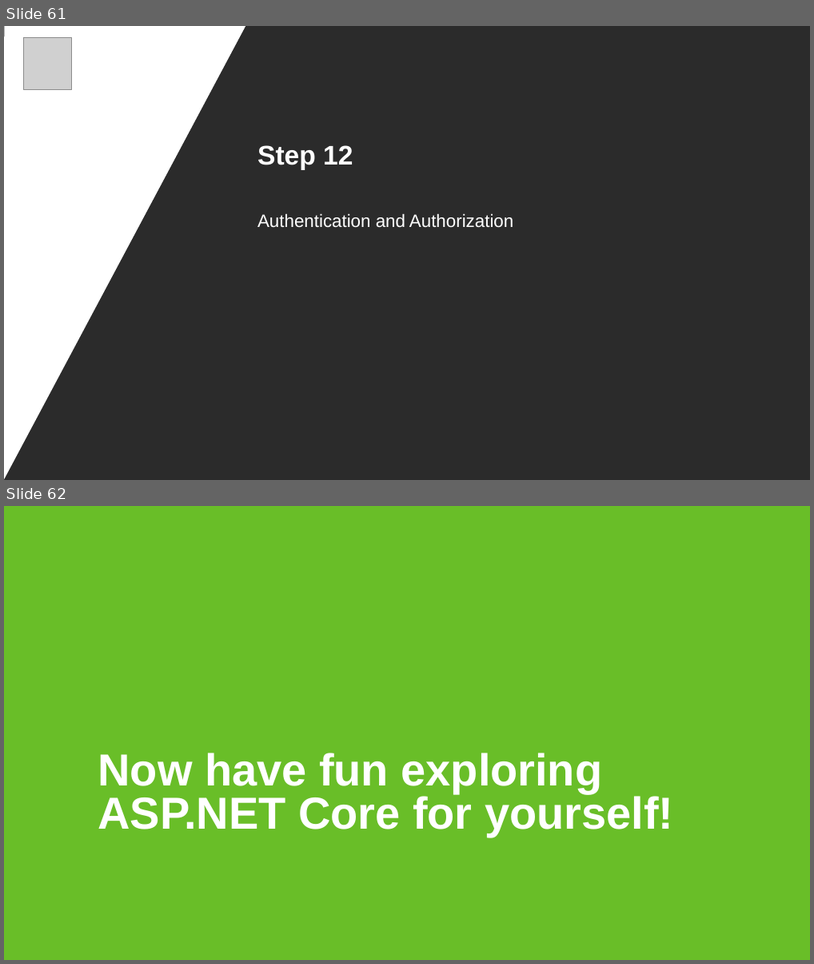
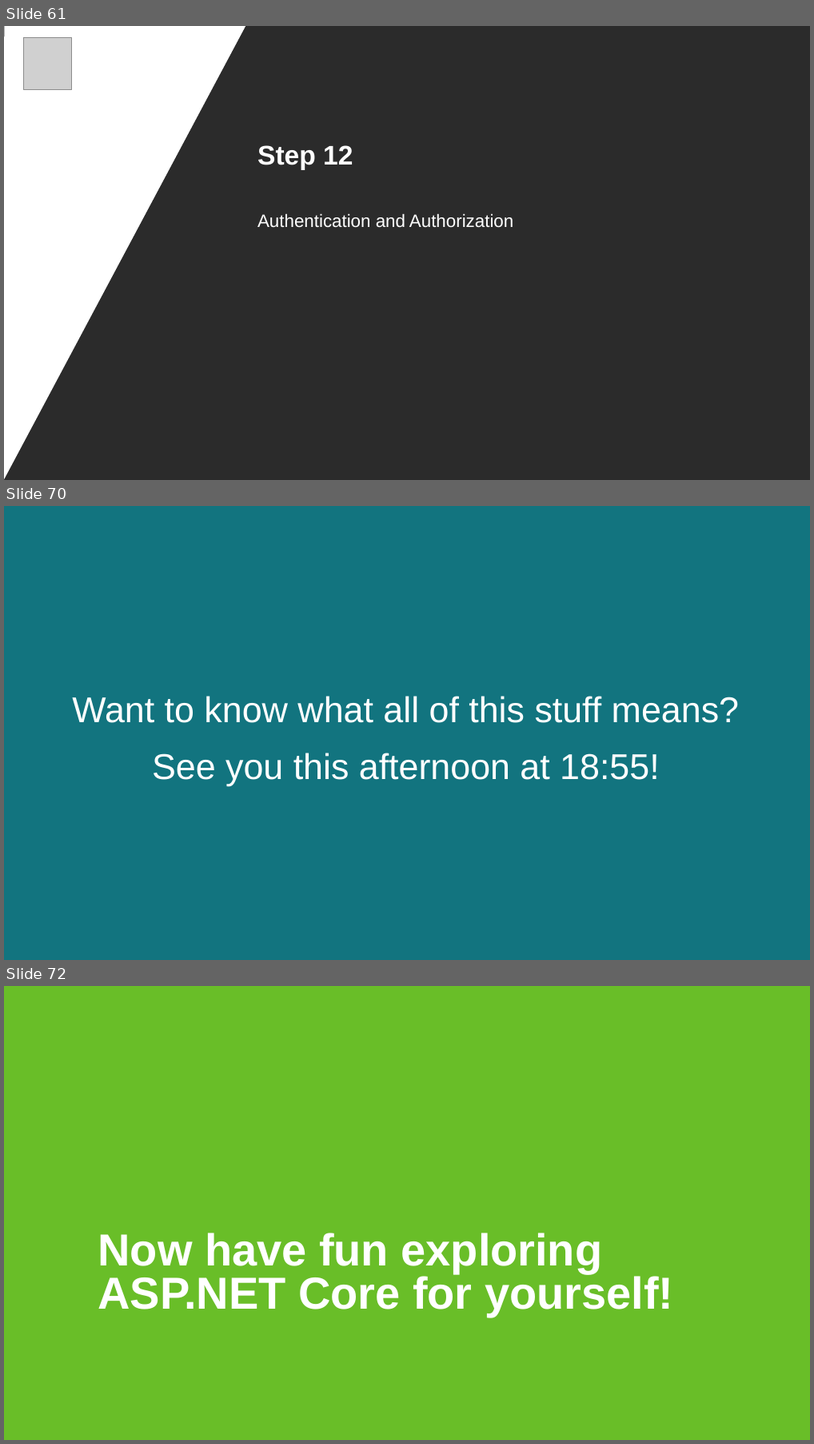
Before and after one commit to nickverschueren/devcruise-2019, a slide deck: Slides/Building an API.pptx. Shown one above the other, each under a label of ours: slides 61 and 62 before the commit, slides 61, 70 and 72 after it; the slides between them are not shown. The pictures are 814x964 and 814x1444 pixels, drawn with LibreOffice and Linux fonts; fonts in the diff are those of the drawing; grey boxes stand for pictures; background and template pictures are left out; a plain dark background stands for a picture behind light text. Boxes give left, top, right and bottom in pixels: in the first picture for what was removed or moved away, otherwise in the second. Text is boxed around its words. In the diff, an @@ line names an element or a change of style, - is before the commit and + after.

```diff
--- a/Slides/Building an API.pptx
+++ b/Slides/Building an API.pptx
@@ slide 70 added at box(4, 506, 810, 960), background #12747F @@
@@ text added at box(72, 696, 739, 786), 32 pt, text #FFFFFF @@
+Want to know what all of this stuff means?
+See you this afternoon at 18:55!
@@ what was slide 62 is now slide 72 @@
```
Also in this commit, not shown: 9 other slides added, 1 other file.
